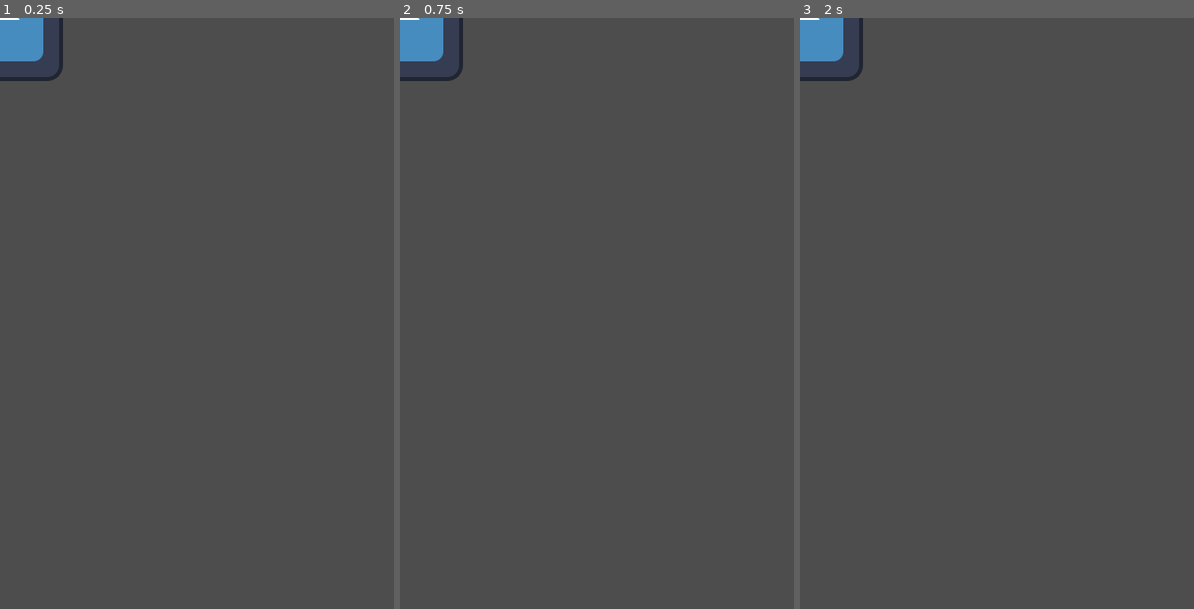
Above: before the commit, frames 1-3 (left to right).
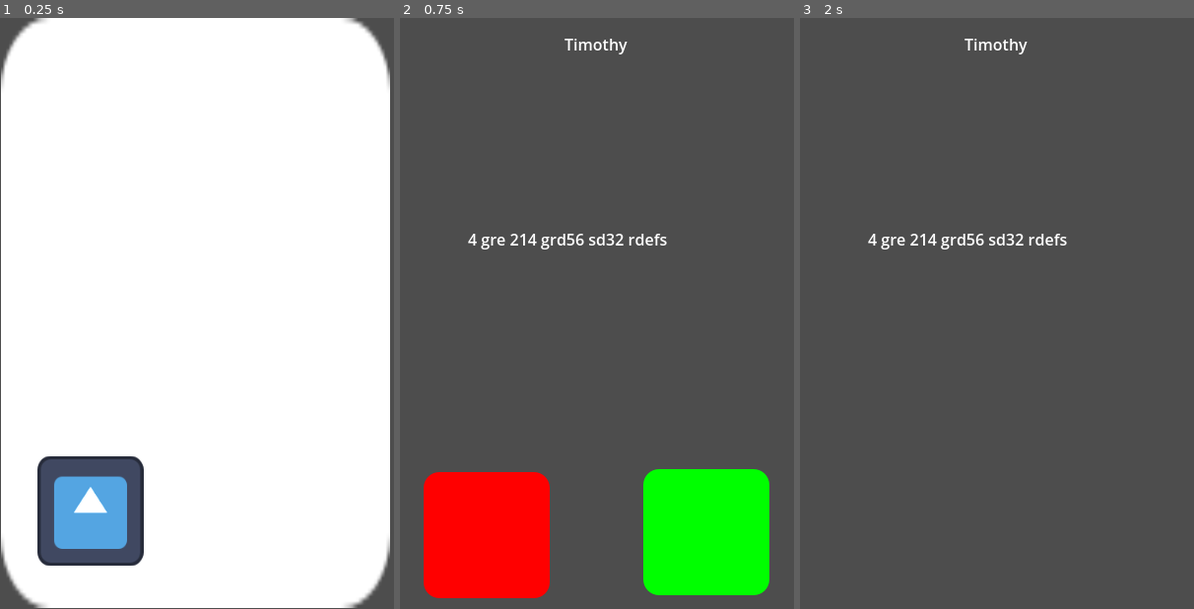
Above: after the commit, the same moments.

Repository: DEFSYDNEY/ScamAlertGameYr12SE
Game: Godot game, scene res://Scenes/Levels/test_level.tscn
The game is run twice, just before and just after one commit, with the same random seed, the same clock (stepped at 60 frames per second) and the same inputs. The engine's default icon, where the game draws it, is replaced by a stand-in: a white triangle on a blue panel in a dark square.
Inputs (mouse positions are in pixels of both pictures, inside the frame that each line leads up to):
- Up to frame 1 (0.25 s): no input
- Up to frame 2 (0.75 s): click (490, 508) at 0.52 s
- Up to frame 3 (2 s): click (886, 538) at 1.27 s

The runs differ from the first frame. In frame 1, 96% of the frame differs, in the area x 0-99%, y 0-100%; in frame 2, 15%; in frame 3, 1.6%.

Commit message:
Basic play core working
can click the message app, get a random scam to appear and you can click if it is a scam or not

Diff:
--- /dev/null
+++ b/Resources/Scams/test_scam2.tres
@@ -0,0 +1,14 @@
+[gd_resource type="Resource" script_class="ScamData" format=3 uid="uid://buao0pgo7bb8l"]
+
+[ext_resource type="Script" uid="uid://dlamp2m0jmwvb" path="res://Resources/scam_data.gd" id="1_yrq3n"]
+
+[resource]
+script = ExtResource("1_yrq3n")
+scam_id = "2"
+scam_type = "Gibberish"
+app_type = "messages"
+content = "4 gre 214 grd56 sd32 rdefs"
+sender_name = "Timothy"
+red_flags = Array[String](["Gibberish"])
+explanation = "gibberish"
+metadata/_custom_type_script = "uid://dlamp2m0jmwvb"
--- /dev/null
+++ b/Resources/Scams/test_scam3.tres
@@ -0,0 +1,14 @@
+[gd_resource type="Resource" script_class="ScamData" format=3 uid="uid://cet8oro2ndpgk"]
+
+[ext_resource type="Script" uid="uid://dlamp2m0jmwvb" path="res://Resources/scam_data.gd" id="1_w5cyk"]
+
+[resource]
+script = ExtResource("1_w5cyk")
+scam_id = "3"
+scam_type = "Fake Mail"
+app_type = "messages"
+content = "Your aus post was cancelled, click this link"
+sender_name = "Aus Posts"
+red_flags = Array[String](["Deciet"])
+explanation = "Lying about being aus post to steal your info"
+metadata/_custom_type_script = "uid://dlamp2m0jmwvb"
--- a/Scenes/Levels/test_level.tscn
+++ b/Scenes/Levels/test_level.tscn
@@ -2,18 +2,35 @@
 
 [ext_resource type="Texture2D" uid="uid://b6kkb51fe724s" path="res://icon.svg" id="1_7t06c"]
 [ext_resource type="Script" uid="uid://tfwnaofav0i3" path="res://Scripts/Levels/GameManager.gd" id="1_b07c4"]
+[ext_resource type="Script" uid="uid://cbcx02yt7ppig" path="res://Scripts/apps/phone.gd" id="2_db73o"]
 [ext_resource type="Script" uid="uid://cjh4x4ky1rjfp" path="res://Scripts/Scams/scam_manager.gd" id="3_2ytpj"]
 
 [node name="Test_Level" type="Node2D" unique_id=451037741]
 
 [node name="PhoneScreen" type="Sprite2D" parent="." unique_id=1045452037]
+modulate = Color(18.892157, 18.892157, 18.892157, 1)
+position = Vector2(198.5, 299.5)
+scale = Vector2(3.0859375, 4.6796875)
 texture = ExtResource("1_7t06c")
 
 [node name="Control" type="Control" parent="PhoneScreen" unique_id=1027103868]
 layout_mode = 3
 anchors_preset = 0
-offset_right = 40.0
-offset_bottom = 40.0
+offset_left = -64.32405
+offset_top = -64.00001
+offset_right = 65.620255
+offset_bottom = 62.942154
+script = ExtResource("2_db73o")
+
+[node name="Messages App" type="TextureButton" parent="PhoneScreen/Control" unique_id=504105975]
+modulate = Color(0.062487274, 0.062487274, 0.062487274, 1)
+layout_mode = 0
+offset_left = 11.989868
+offset_top = 94.878136
+offset_right = 139.98988
+offset_bottom = 222.87814
+scale = Vector2(0.27264866, 0.18684815)
+texture_normal = ExtResource("1_7t06c")
 
 [node name="ScamManager" type="Node" parent="." unique_id=513791489]
 script = ExtResource("3_2ytpj")
@@ -22,3 +39,5 @@
 
 [node name="GameManager" type="Node" parent="." unique_id=1642830191]
 script = ExtResource("1_b07c4")
+
+[connection signal="pressed" from="PhoneScreen/Control/Messages App" to="PhoneScreen/Control" method="_on_messages_app_pressed"]
--- a/Scenes/apps/messages.tscn
+++ b/Scenes/apps/messages.tscn
@@ -1,6 +1,7 @@
 [gd_scene format=3 uid="uid://dl4ty3xysygx0"]
 
 [ext_resource type="Script" uid="uid://b6mnuc27qofuk" path="res://Scripts/apps/messages_app.gd" id="1_2mom3"]
+[ext_resource type="Texture2D" uid="uid://b6kkb51fe724s" path="res://icon.svg" id="2_qcdrd"]
 
 [node name="Messages" type="Node2D" unique_id=1306950354]
 
@@ -13,20 +14,35 @@
 
 [node name="MessageContent" type="Label" parent="Control" unique_id=478110405]
 layout_mode = 0
-offset_right = 40.0
-offset_bottom = 23.0
+offset_left = 69.0
+offset_top = 213.0
+offset_right = 109.0
+offset_bottom = 236.0
 
 [node name="Contact" type="Label" parent="Control" unique_id=1719297143]
 layout_mode = 0
-offset_right = 40.0
-offset_bottom = 23.0
+offset_left = 167.0
+offset_top = 15.0
+offset_right = 207.0
+offset_bottom = 38.0
 
-[node name="TextureButton" type="TextureButton" parent="Control" unique_id=1424825673]
+[node name="ScamButton" type="TextureButton" parent="Control" unique_id=1424825673]
+modulate = Color(18.892157, 0, 0, 1)
 layout_mode = 0
-offset_right = 40.0
-offset_bottom = 40.0
+offset_left = 24.0
+offset_top = 461.0
+offset_right = 152.0
+offset_bottom = 589.0
+texture_normal = ExtResource("2_qcdrd")
 
-[node name="TextureButton2" type="TextureButton" parent="Control" unique_id=1192064640]
+[node name="LegitButton" type="TextureButton" parent="Control" unique_id=1192064640]
+modulate = Color(0, 18.892157, 0, 1)
 layout_mode = 0
-offset_right = 40.0
-offset_bottom = 40.0
+offset_left = 247.0
+offset_top = 458.0
+offset_right = 375.0
+offset_bottom = 586.0
+texture_normal = ExtResource("2_qcdrd")
+
+[connection signal="pressed" from="Control/ScamButton" to="Control" method="_on_scam_button_pressed"]
+[connection signal="pressed" from="Control/LegitButton" to="Control" method="_on_legit_button_pressed"]
--- a/Scripts/Levels/GameManager.gd
+++ b/Scripts/Levels/GameManager.gd
@@ -1,4 +1,4 @@
-extends Node2D
+extends Node
 
 var score: int = 0 # Tracking score for reward or winning the game
 var current_day: int = 1 # Roguelike system to make it engaging and fun
--- a/Scripts/Scams/scam_manager.gd
+++ b/Scripts/Scams/scam_manager.gd
@@ -10,6 +10,9 @@
 
 func load_scams():
 	all_scams.append(preload("res://Resources/Scams/test_scam.tres"))
+	all_scams.append(preload("res://Resources/Scams/test_scam2.tres"))
+	all_scams.append(preload("res://Resources/Scams/test_scam3.tres"))
+
 	# Add more scams here as you create them
 	# all_scams.append(preload("res://Resources/Scams/phishing_1.tres"))
 
--- a/Scripts/apps/messages_app.gd
+++ b/Scripts/apps/messages_app.gd
@@ -1,6 +1,5 @@
-extends Node2D
+extends Control
 
-@onready var scam_manager = $ScamManager
 @onready var message_label = $MessageContent
 @onready var sender_contact = $Contact
 @onready var scam_button = $ScamButton
@@ -11,8 +10,11 @@
 func _ready():
 	load_message()
 
+	scam_button.visible = true
+	legit_button.visible = true
+
 func load_message():
-	current_scam = scam_manager.get_random_scam("messages")
+	current_scam = ScamManager.get_random_scam("messages")
 	sender_contact.text = current_scam.sender_name
 	message_label.text = current_scam.content
 
@@ -27,4 +29,6 @@
 		print("Correct")
 	else:
 		print("Bubbah")
-	pass
+
+	scam_button.visible = false
+	legit_button.visible = false
--- /dev/null
+++ b/Scripts/apps/phone.gd
@@ -0,0 +1,6 @@
+extends Control
+
+@onready var messages_app = $"Messages App"
+
+func _on_messages_app_pressed():
+	get_tree().change_scene_to_file("res://Scenes/apps/messages.tscn")
--- a/project.godot
+++ b/project.godot
@@ -14,6 +14,10 @@
 run/main_scene="uid://2boflhyhw0ju"
 config/features=PackedStringArray("4.6", "GL Compatibility")
 config/icon="res://icon.svg"
+
+[autoload]
+
+ScamManager="*uid://cjh4x4ky1rjfp"
 
 [display]
 
Not shown, added: Scripts/apps/phone.gd.uid
